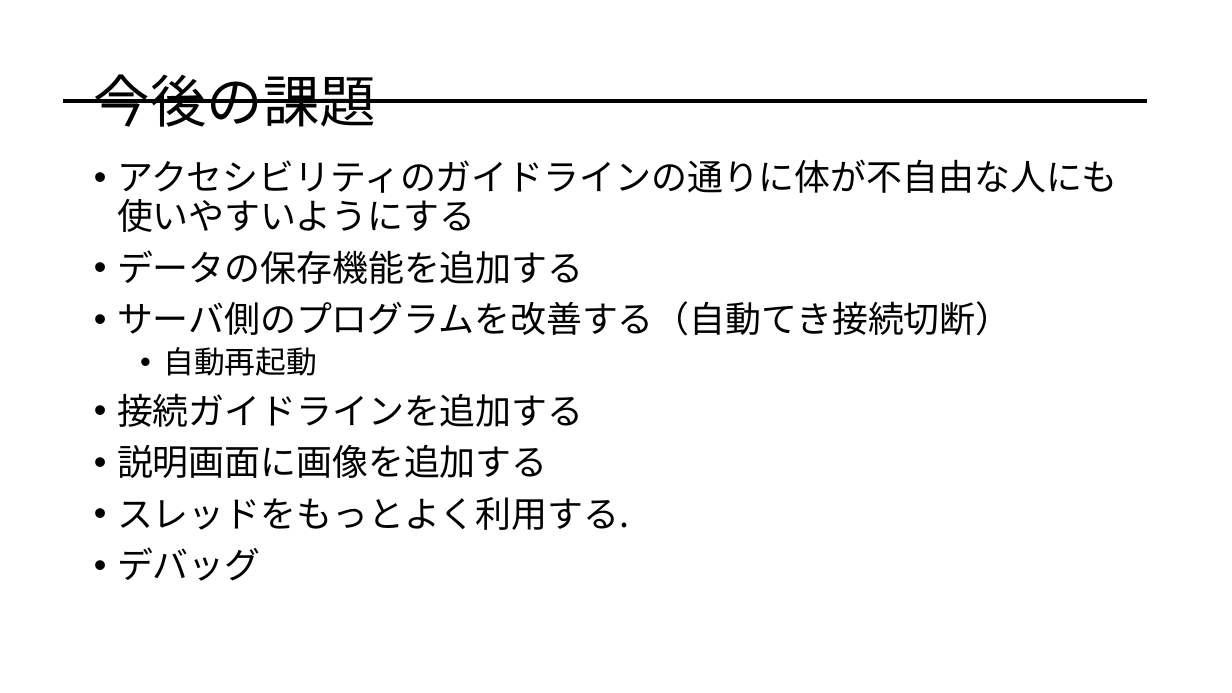
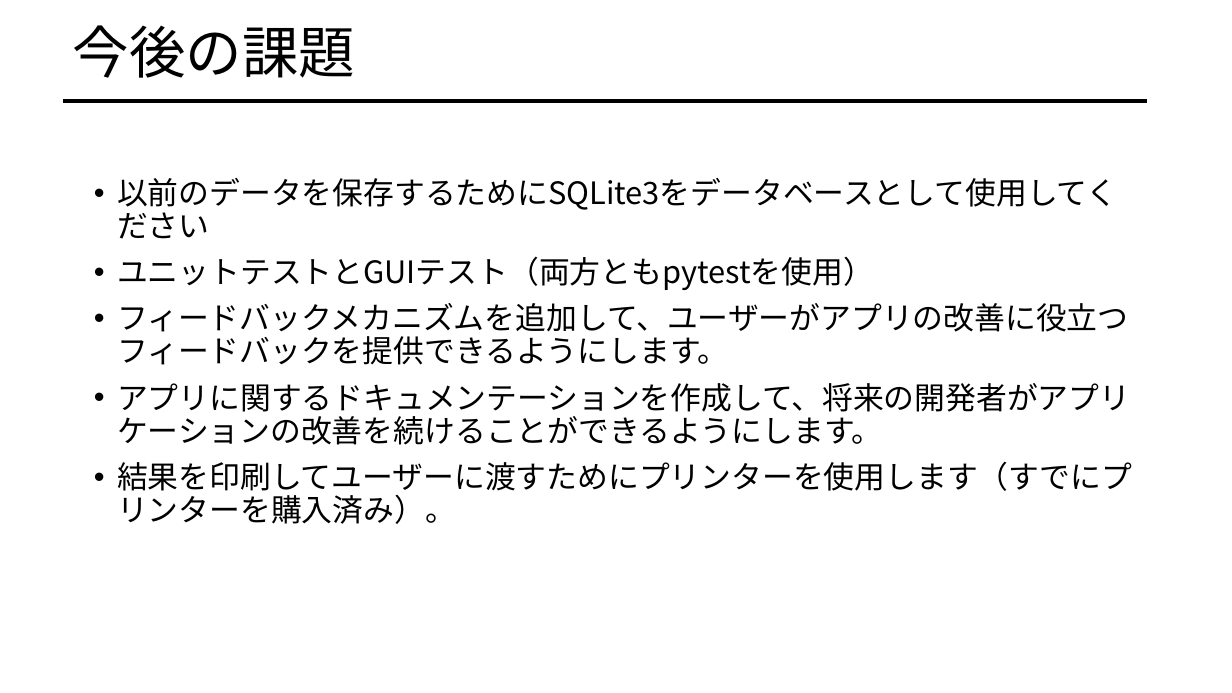
Before and after one commit to afiqfadzil/pythonProject1, a slide deck: slide 24 of LOCOMOTION.pptx (slide 25 before the commit). Drawn at 1232x693 pixels with LibreOffice and Linux fonts; fonts in the diff are those of the drawing. Boxes give left, top, right and bottom in pixels: in the first picture for what was removed or moved away, otherwise in the second. Text is boxed around its words. In the diff, an @@ line names an element or a change of style, - is before the commit and + after.

```diff
--- a/LOCOMOTION.pptx
+++ b/LOCOMOTION.pptx
@@ title "今後の課題": place and size @@
-title "今後の課題" at bbox=[94, 74, 376, 127]
+title "今後の課題" at bbox=[73, 25, 355, 78]
@@ text at bbox=[117, 178, 1132, 524]: text changed; size 28 to 24 pt @@
-• アクセシビリティのガイドラインの通りに体が不自由な人にも使いやすいようにする
-• データの保存機能を追加する
-• サーバ側のプログラムを改善する（自動てき接続切断）
-  • 自動再起動
-• 接続ガイドラインを追加する
-• 説明画面に画像を追加する
-• スレッドをもっとよく利用する.
-• デバッグ
+• 以前のデータを保存するためにSQLite3をデータベースとして使用してください
+• ユニットテストとGUIテスト（両方ともpytestを使用）
+• フィードバックメカニズムを追加して、ユーザーがアプリの改善に役立つフィードバックを提供できるようにします。
+• アプリに関するドキュメンテーションを作成して、将来の開発者がアプリケーションの改善を続けることができるようにします。
+• 結果を印刷してユーザーに渡すためにプリンターを使用します（すでにプリンターを購入済み）。
```
Also in this commit, not shown: 12 other slides changed, 11 slides added, 10 slides removed, 1 other file.
